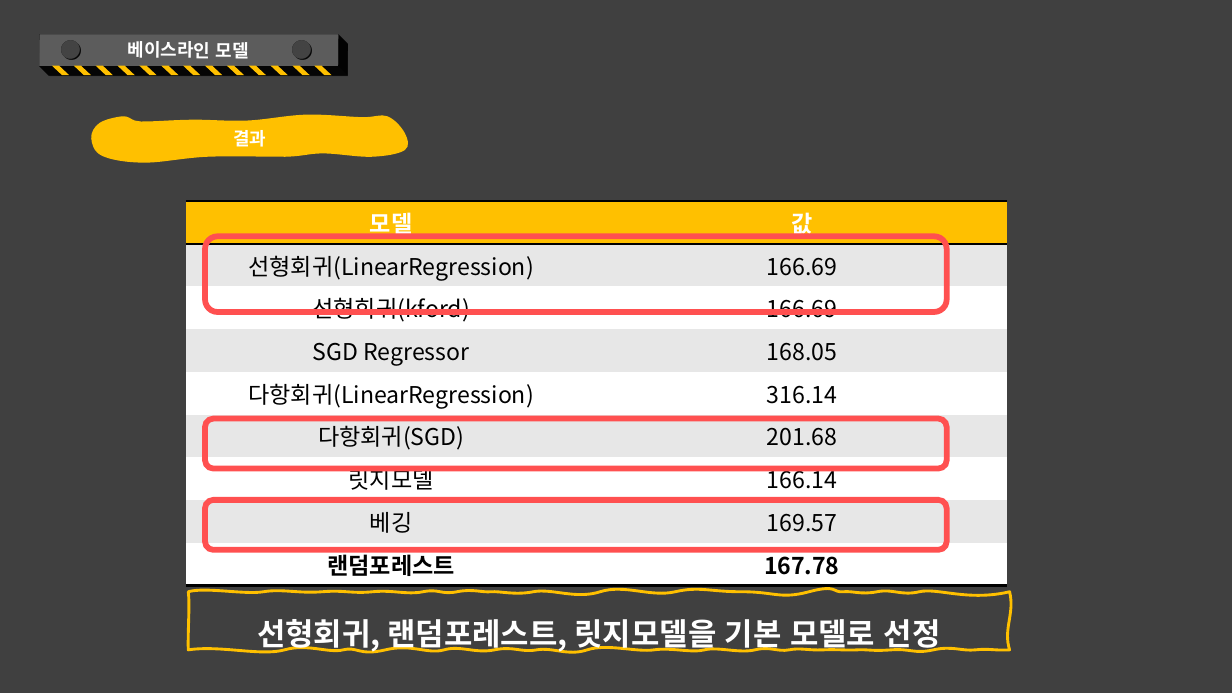
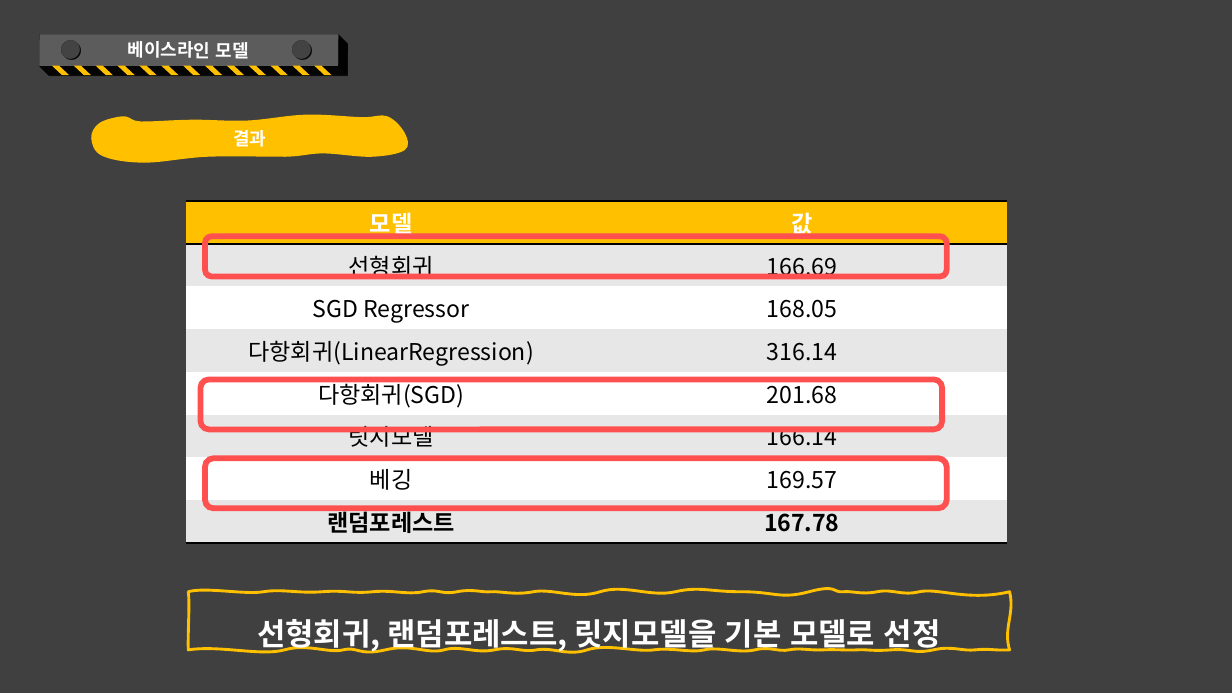
Before and after one commit to kkkkyoung/parking_project, a slide deck: slide 36 of PlayDate_2nd_project.pptx. Drawn at 1232x693 pixels with LibreOffice and Linux fonts; fonts in the diff are those of the drawing. Boxes give left, top, right and bottom in pixels: in the first picture for what was removed or moved away, otherwise in the second. Text is boxed around its words. In the diff, an @@ line names an element or a change of style, - is before the commit and + after.

```diff
--- a/PlayDate_2nd_project.pptx
+++ b/PlayDate_2nd_project.pptx
@@ table at (186, 201, 1006, 537) @@
-row 2: 선형회귀(LinearRegression) | 166.69
-row 3: 선형회귀(kford) | 166.69
+row 2: 선형회귀 | 166.69
@@ rounded rectangle: place and size @@
-rounded rectangle at (205, 237, 947, 312)
+rounded rectangle at (205, 237, 947, 277)
@@ rounded rectangle: place and size @@
-rounded rectangle at (205, 419, 947, 469)
+rounded rectangle at (201, 380, 943, 430)
@@ rounded rectangle: place and size @@
-rounded rectangle at (205, 500, 947, 550)
+rounded rectangle at (205, 458, 947, 508)
```
Also in this commit, not shown: 6 other slides changed, 1 slide added, 3 slides removed.
